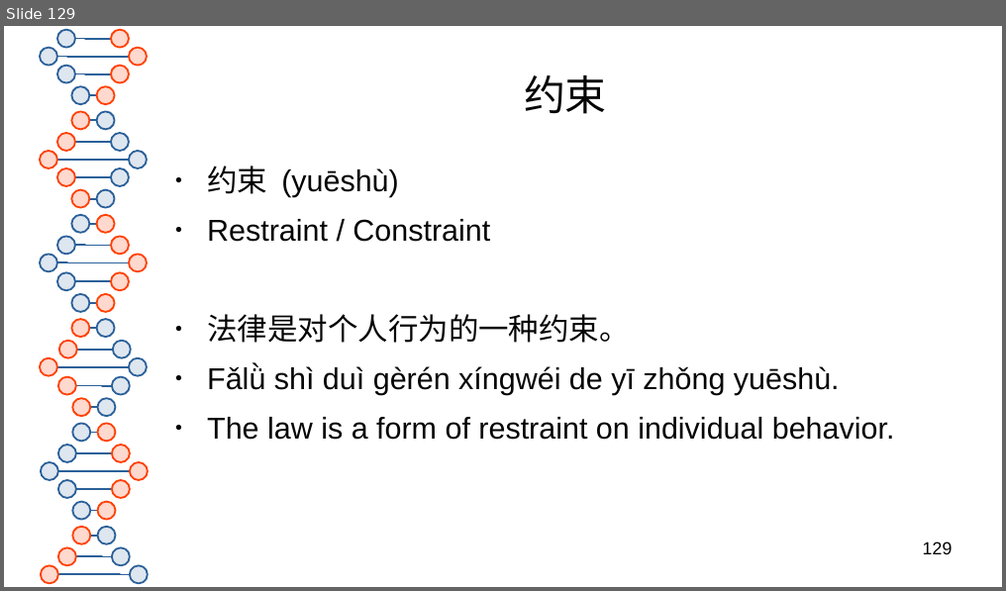
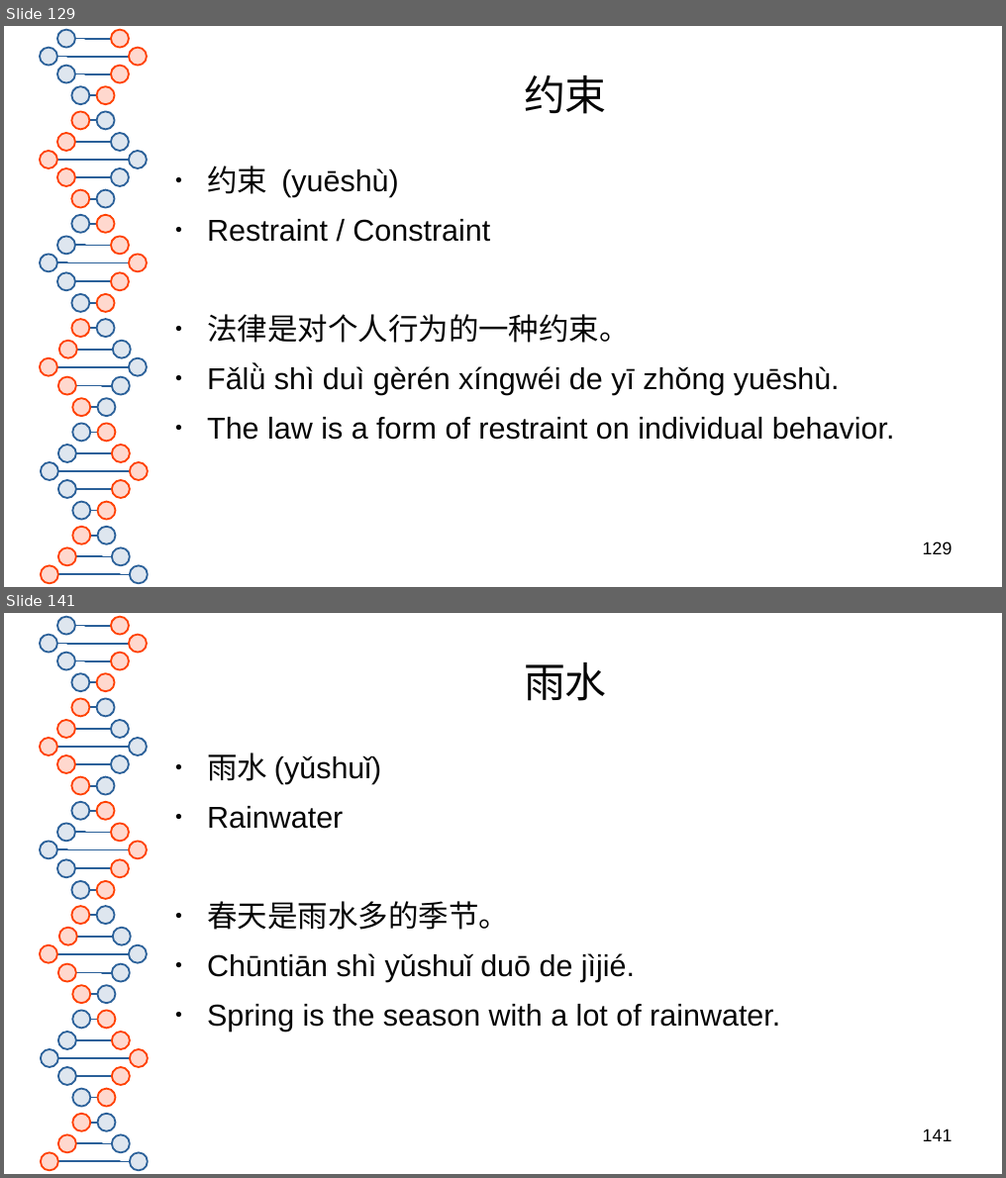
Before and after one commit to 23x41/HSK3.0, a slide deck: HSK 3.0 Level 5.odp. Shown one above the other, each under a label of ours: slide 129 before the commit, slides 129 and 141 after it; the slides between them are not shown. The pictures are 1006x591 and 1006x1178 pixels, drawn with LibreOffice and Linux fonts; fonts in the diff are those of the drawing. Boxes give left, top, right and bottom in pixels: in the first picture for what was removed or moved away, otherwise in the second. Text is boxed around its words. In the diff, an @@ line names an element or a change of style, - is before the commit and + after.

```diff
--- a/HSK 3.0 Level 5.odp
+++ b/HSK 3.0 Level 5.odp
@@ slide 141 added at bbox=[4, 613, 1002, 1174], background #FFFFFF; not listed: 81 template elements that a slide beside it also shows @@
@@ title added at bbox=[524, 663, 607, 701], 33 pt, text #050505 @@
+雨水
@@ text added at bbox=[207, 753, 780, 1032], 24 pt, text #050505 @@
+● 雨水 (yǔshuǐ)
+● Rainwater
+● 春天是雨水多的季节。
+● Chūntiān shì yǔshuǐ duō de jìjié.
+● Spring is the season with a lot of rainwater.
@@ page number added at bbox=[923, 1129, 952, 1142], 14 pt, text #000000 @@
+141
```
Also in this commit, not shown: 71 other slides added, 1 other file.
